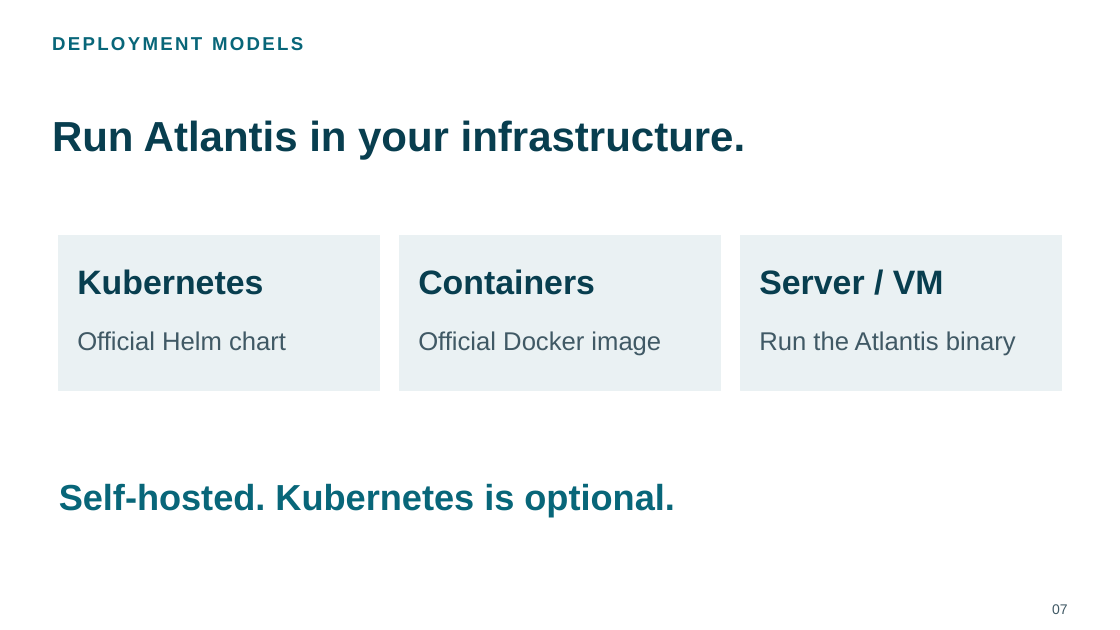
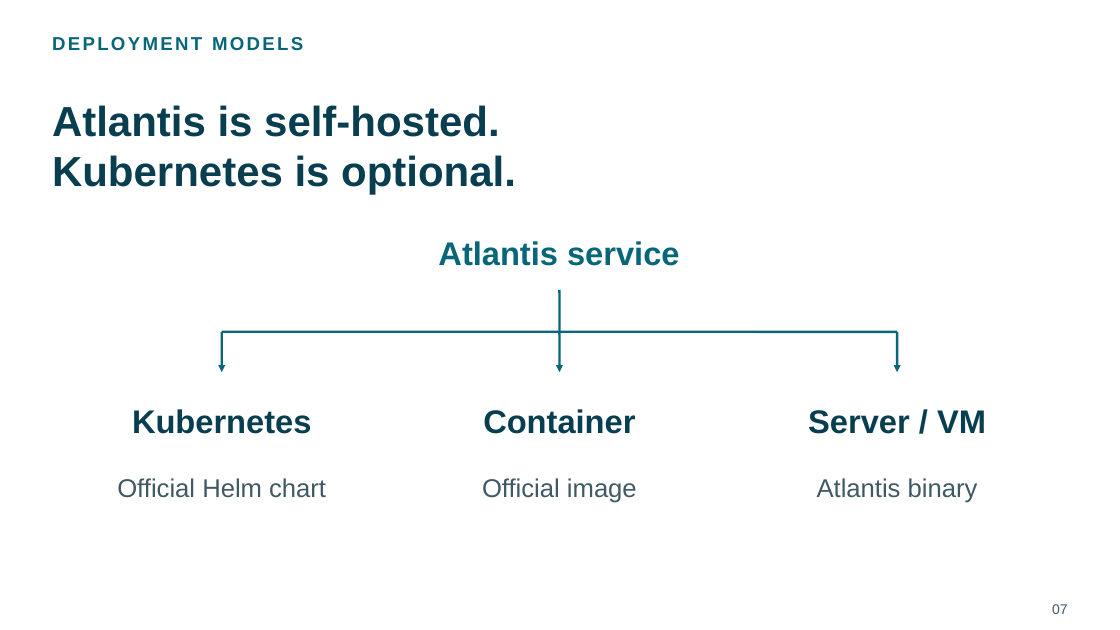
Before and after one commit to chenrui333/atlantis-talk, a slide deck: slide 7 of talks/kubecon-china-2026-atlantis-lightning/slides.pptx. Drawn at 1120x630 pixels with LibreOffice and Linux fonts; fonts in the diff are those of the drawing; background and template pictures are left out. Boxes give left, top, right and bottom in pixels: in the first picture for what was removed or moved away, otherwise in the second. Text is boxed around its words. In the diff, an @@ line names an element or a change of style, - is before the commit and + after.

Commit message:
docs: polish Atlantis lightning talk visuals and community links

```diff
--- a/talks/kubecon-china-2026-atlantis-lightning/slides.pptx
+++ b/talks/kubecon-china-2026-atlantis-lightning/slides.pptx
@@ text at box(52, 105, 516, 194): text changed; size 31 to 36 pt; text colour #086679 to #083E4F @@
-Self-hosted. Kubernetes is optional.
+Atlantis is self-hosted.
+Kubernetes is optional.
@@ text removed at box(52, 120, 746, 159) @@
-Run Atlantis in your infrastructure.
@@ rectangle removed at box(59, 235, 380, 391) @@
@@ rectangle removed at box(400, 235, 721, 391) @@
@@ rectangle removed at box(741, 235, 1062, 391) @@
@@ text removed at box(418, 269, 595, 295) @@
-Containers
@@ text added at box(438, 241, 680, 266), 28 pt, text #086679, bold @@
+Atlantis service
@@ line added from (560, 290) to (560, 332), #086679 2 pt @@
@@ line added from (222, 332) to (897, 332), #086679 2 pt @@
@@ arrow added from (222, 332) to (222, 372), #086679 2 pt @@
@@ arrow added from (560, 332) to (560, 372), #086679 2 pt @@
@@ arrow added from (897, 332) to (897, 372), #086679 2 pt @@
@@ text "Kubernetes": place and size @@
-text "Kubernetes" at box(77, 269, 263, 295)
+text "Kubernetes" at box(132, 409, 311, 434)
@@ text "Kubernetes" at box(132, 409, 311, 434): size 29 to 28 pt; alignment left to centre @@
@@ text added at box(483, 409, 635, 434), 28 pt, text #083E4F, bold @@
+Container
@@ text "Server / VM" at box(808, 410, 986, 434): size 29 to 28 pt; alignment left to centre @@
@@ text "Server / VM": place and size @@
-text "Server / VM" at box(759, 270, 944, 295)
+text "Server / VM" at box(808, 410, 986, 434)
@@ text "Official Helm chart": place and size @@
-text "Official Helm chart" at box(77, 331, 286, 350)
+text "Official Helm chart" at box(117, 478, 326, 498)
@@ text "Official Helm chart" at box(117, 478, 326, 498): alignment left to centre @@
@@ text at box(482, 478, 637, 503): text changed @@
-Official Docker image
+Official image
@@ text at box(817, 478, 978, 503): text changed @@
-Run the Atlantis binary
+Atlantis binary
```
Also in this commit, not shown: 8 other slides changed, 19 other files.
